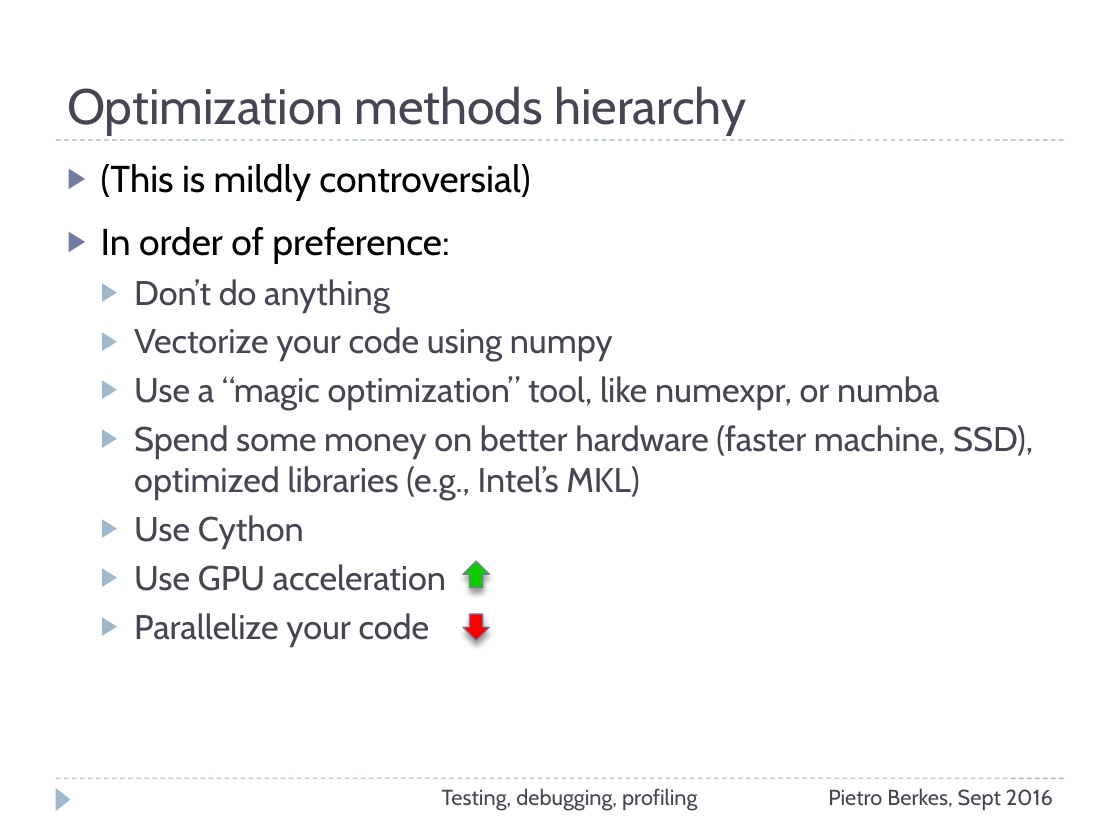
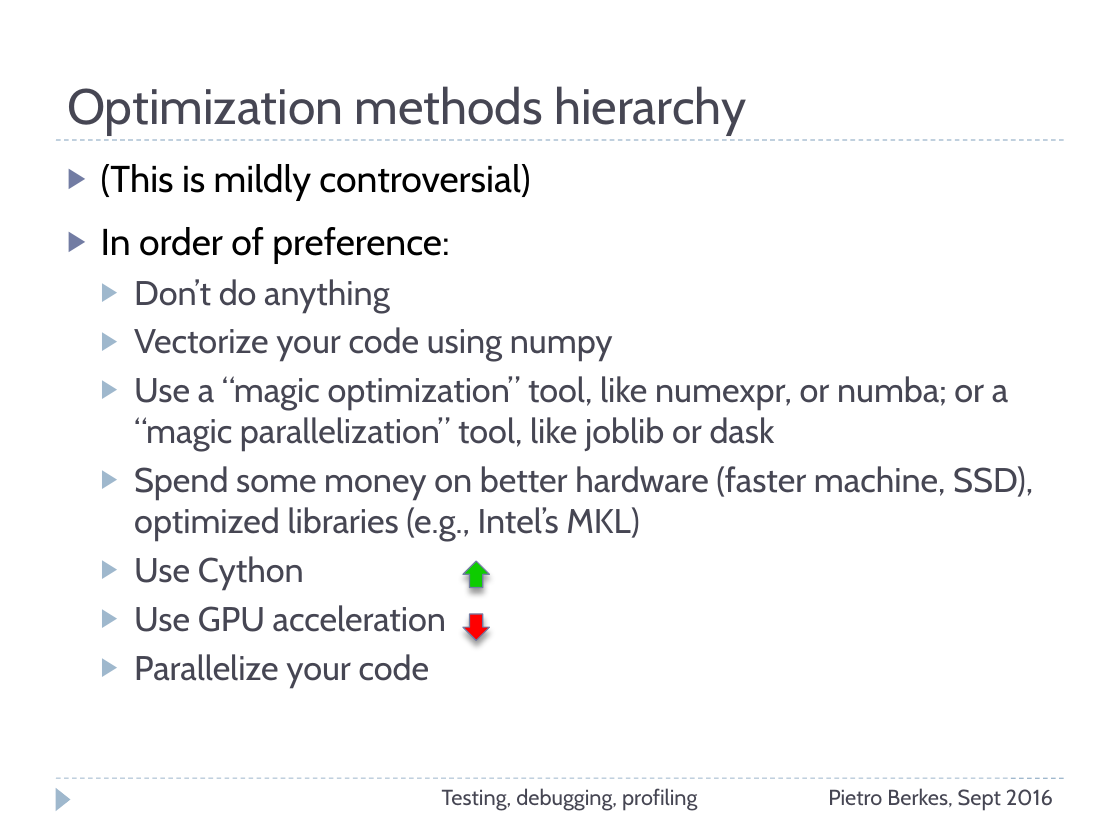
Before and after one commit to ASPP/testing_debugging_profiling, a slide deck: slide 55 of testing-debugging-profiling.pptx (slide 50 before the commit). Drawn at 1120x840 pixels with LibreOffice and Linux fonts; fonts in the diff are those of the drawing. Boxes give left, top, right and bottom in pixels: in the first picture for what was removed or moved away, otherwise in the second. Text is boxed around its words. In the diff, an @@ line names an element or a change of style, - is before the commit and + after.

```diff
--- a/testing-debugging-profiling.pptx
+++ b/testing-debugging-profiling.pptx
@@ text at bbox=[134, 376, 1008, 452]: text changed @@
-  ▶ Use a “magic optimization” tool, like numexpr, or numba
+  ▶ Use a “magic optimization” tool, like numexpr, or numba; or a “magic parallelization” tool, like joblib or dask
```
Also in this commit, not shown: 10 other slides changed, 5 slides added.
